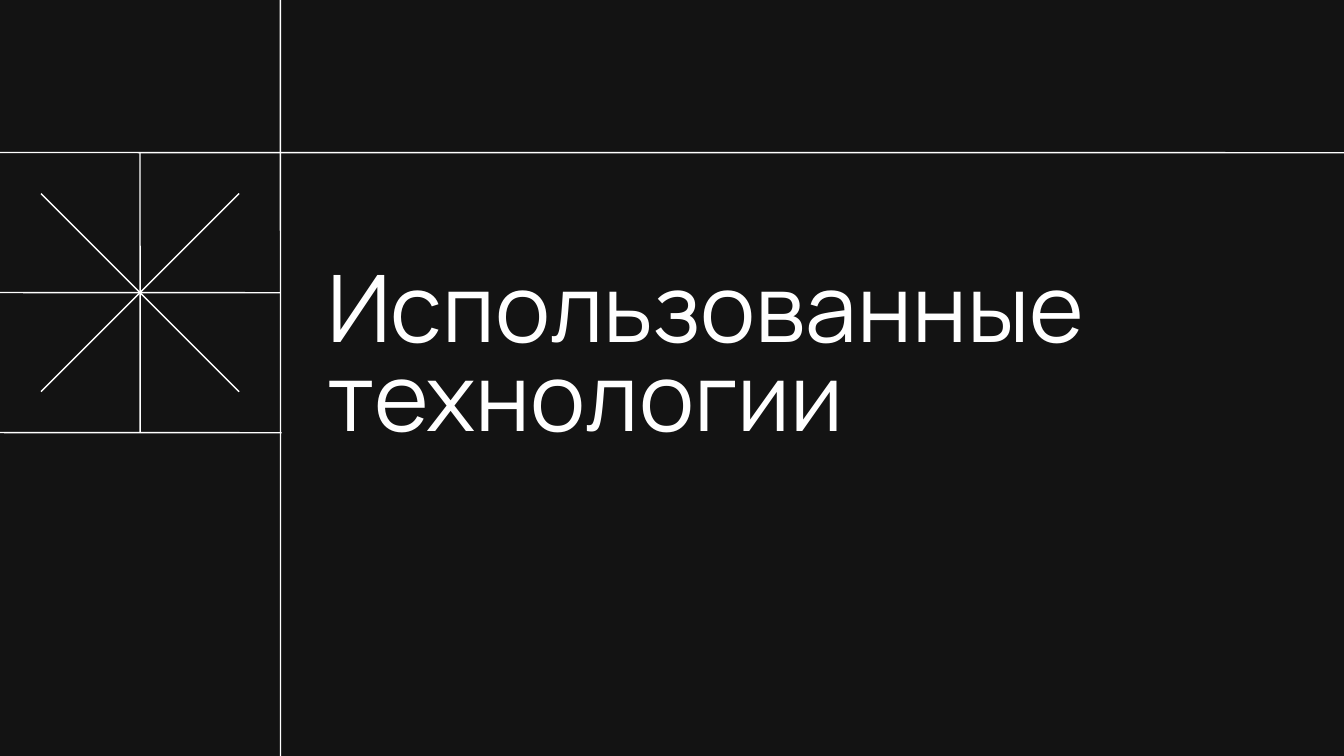
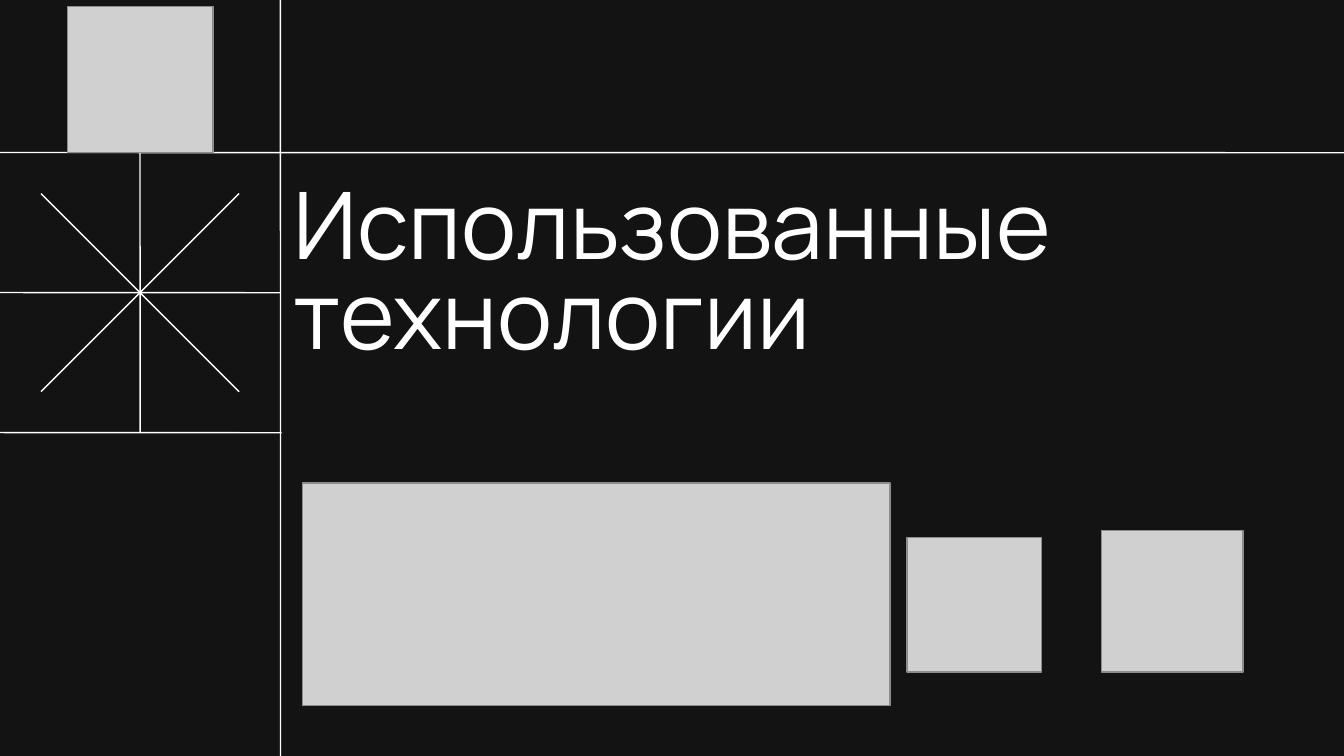
Before and after one commit to Polina-Shupikova/NPI, a slide deck: slide 10 of Советский кроссворд.pptx. Drawn at 1344x756 pixels with LibreOffice and Linux fonts; fonts in the diff are those of the drawing; grey boxes stand for pictures. Boxes give left, top, right and bottom in pixels: in the first picture for what was removed or moved away, otherwise in the second. Text is boxed around its words. In the diff, an @@ line names an element or a change of style, - is before the commit and + after.

```diff
--- a/Советский кроссворд.pptx
+++ b/Советский кроссворд.pptx
@@ picture added at box(67, 7, 214, 153) @@
@@ title "Использованные технологии": place and size @@
-title "Использованные технологии" at box(327, 275, 1084, 433)
+title "Использованные технологии" at box(293, 192, 1050, 351)
@@ picture added at box(302, 482, 890, 706) @@
@@ picture added at box(907, 538, 1042, 672) @@
@@ picture added at box(1102, 531, 1243, 672) @@
```
Also in this commit, not shown: 3 other slides changed, 9 other files.
